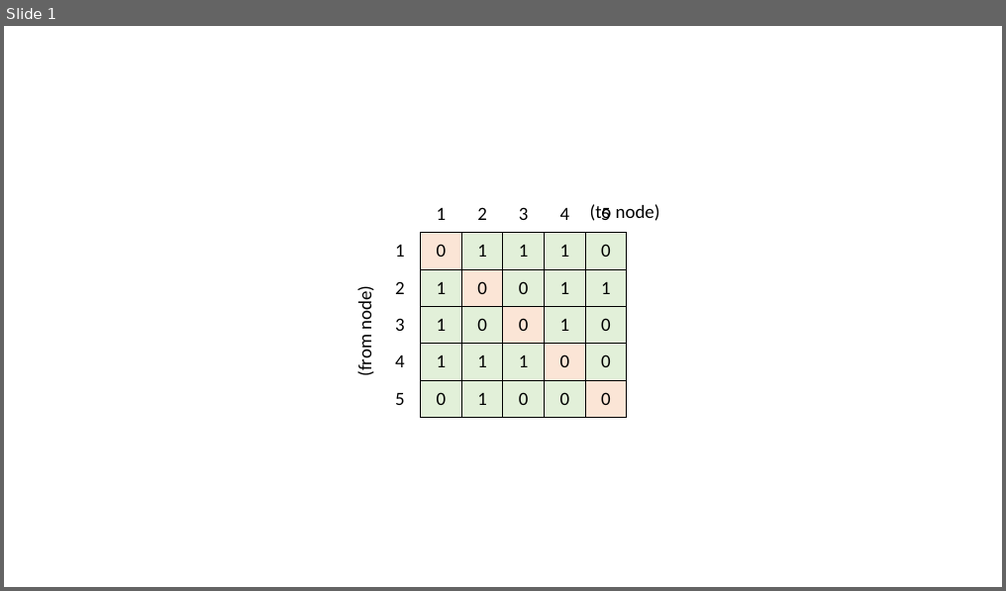
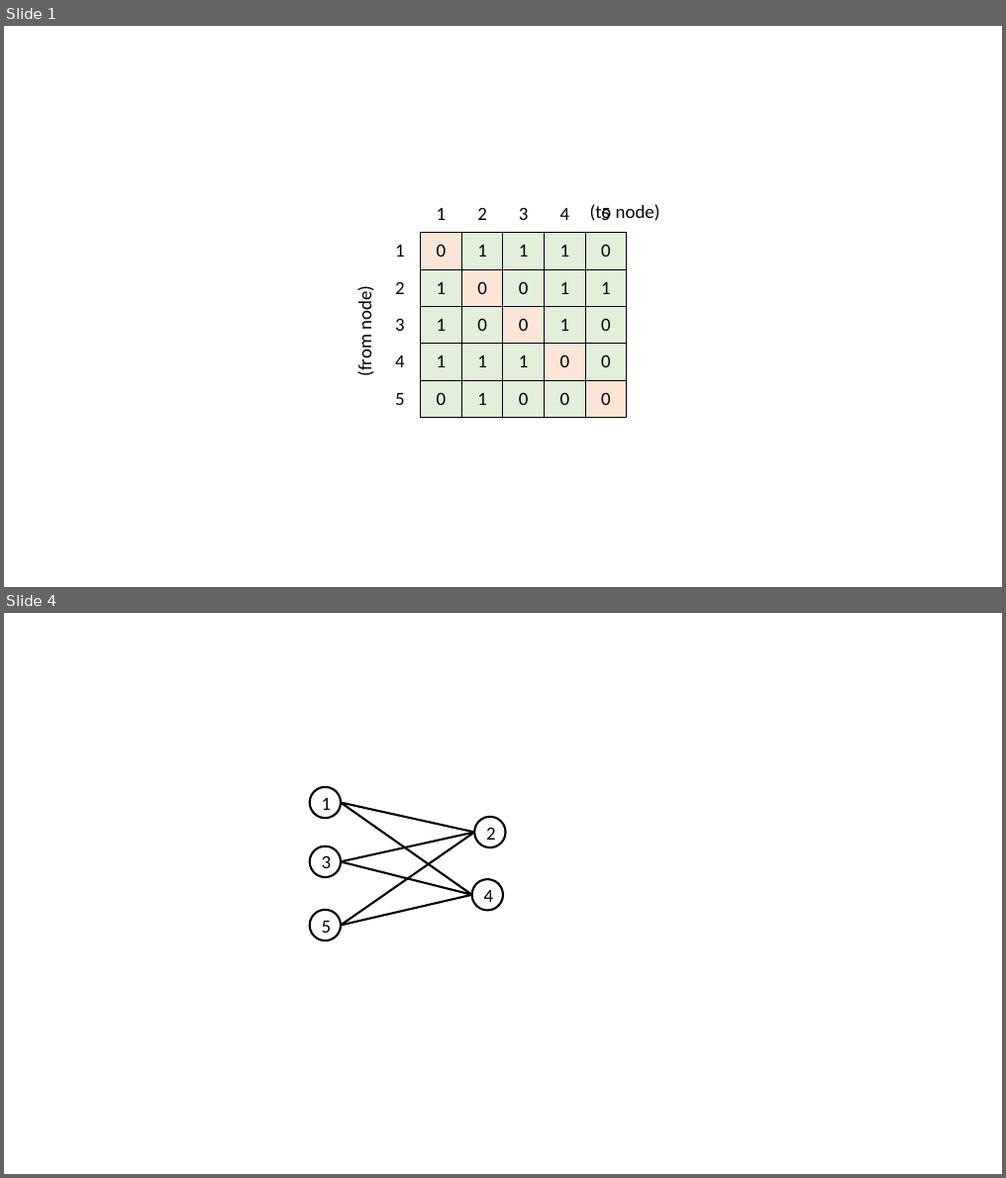
Before and after one commit to damouras/probability_notebooks, a slide deck: img/ppt files/2. Counting.pptx. Shown one above the other, each under a label of ours: slide 1 before the commit, slides 1 and 4 after it; the slides between them are not shown. The pictures are 1006x591 and 1006x1178 pixels, drawn with LibreOffice and Linux fonts; fonts in the diff are those of the drawing. Boxes give left, top, right and bottom in pixels: in the first picture for what was removed or moved away, otherwise in the second. Text is boxed around its words. In the diff, an @@ line names an element or a change of style, - is before the commit and + after.

```diff
--- a/img/ppt files/2. Counting.pptx
+++ b/img/ppt files/2. Counting.pptx
@@ slide 4 added at [4, 613, 1002, 1174], background #FFFFFF @@
@@ ellipse added at [310, 787, 341, 818], outline #000000 2 pt, 18 pt, text #000000 @@
+1
@@ line added from (341, 802) to (475, 833), #000000 2 pt @@
@@ line added from (341, 802) to (472, 895), #000000 2 pt @@
@@ ellipse added at [475, 817, 506, 848], outline #000000 2 pt, 18 pt, text #000000 @@
+2
@@ ellipse added at [310, 847, 341, 877], outline #000000 2 pt, 18 pt, text #000000 @@
+3
@@ line added from (475, 833) to (341, 925), #000000 2 pt @@
@@ line added from (475, 833) to (341, 862), #000000 2 pt @@
@@ line added from (472, 895) to (341, 862), #000000 2 pt @@
@@ ellipse added at [472, 879, 503, 910], outline #000000 2 pt, 18 pt, text #000000 @@
+4
@@ line added from (472, 895) to (341, 925), #000000 2 pt @@
@@ ellipse added at [310, 910, 341, 941], outline #000000 2 pt, 18 pt, text #000000 @@
+5
```
Also in this commit, not shown: 2 other slides added, 4 other files.
